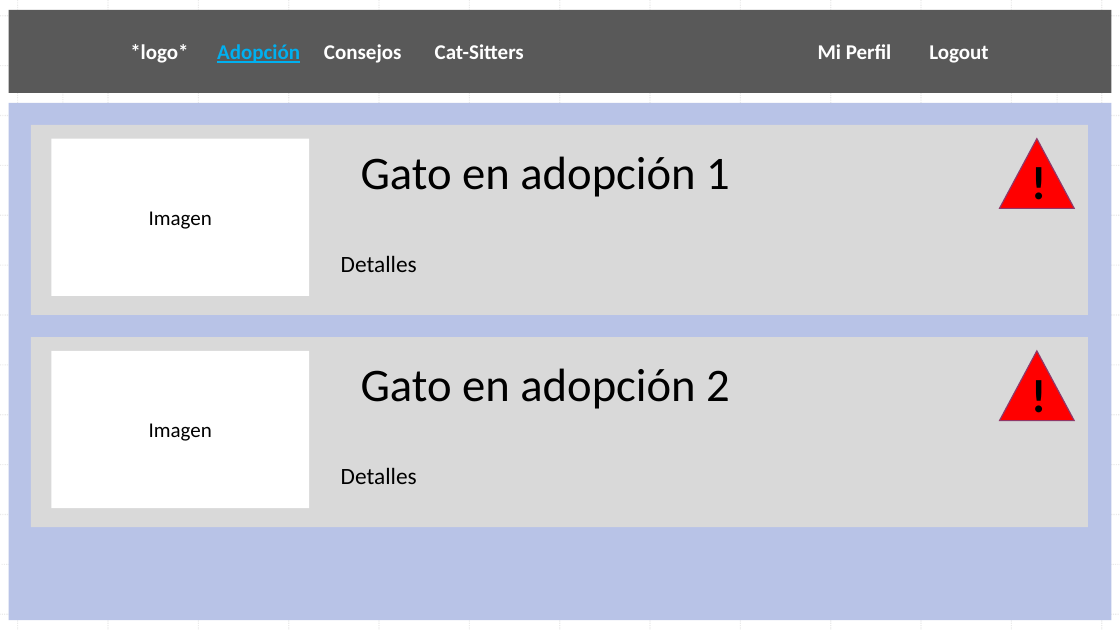
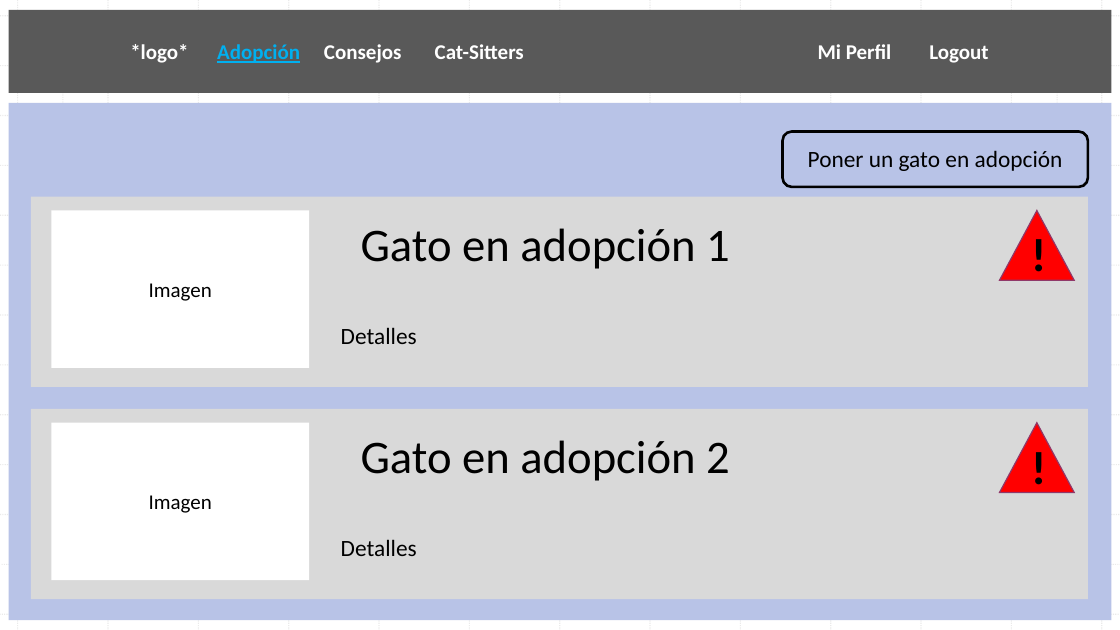
Before and after one commit to AndresIturria/Cat-Attack, a slide deck: slide 4 of Docs/wireframe cat-attack.pptx. Drawn at 1120x630 pixels with LibreOffice and Linux fonts; fonts in the diff are those of the drawing. Boxes give left, top, right and bottom in pixels: in the first picture for what was removed or moved away, otherwise in the second. Text is boxed around its words. In the diff, an @@ line names an element or a change of style, - is before the commit and + after.

```diff
--- a/Docs/wireframe cat-attack.pptx
+++ b/Docs/wireframe cat-attack.pptx
@@ rounded rectangle added at [783,132,1089,187], outline #000000 2.25 pt @@
@@ text added at [808,150,1063,171], 20 pt, text #000000 @@
+Poner un gato en adopción
@@ 4 rectangles, 3 texts, 2 triangles: place and size @@
-4 rectangles, 3 texts, 2 triangles at [31,125,1088,527]
+4 rectangles, 3 texts, 2 triangles at [31,197,1088,599]
@@ text "!": place and size @@
-text "!" at [1023,361,1052,426]
+text "!" at [1023,434,1052,498]
```
Also in this commit, not shown: 2 other slides changed, 1 other file.
